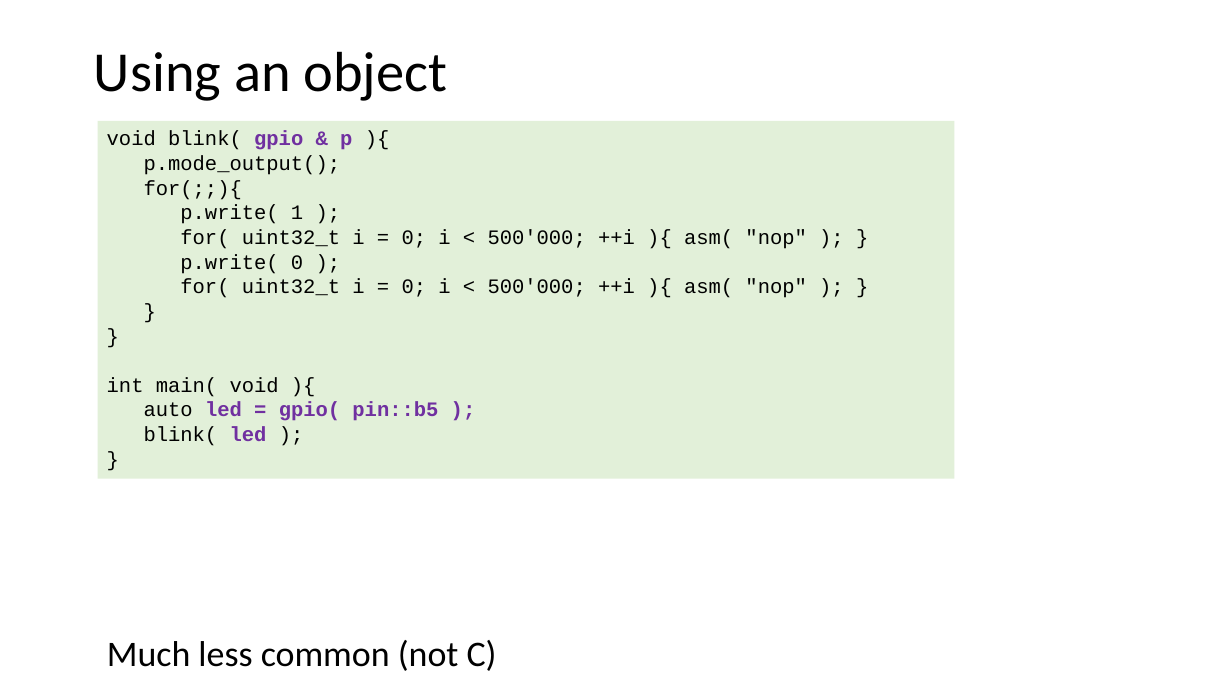
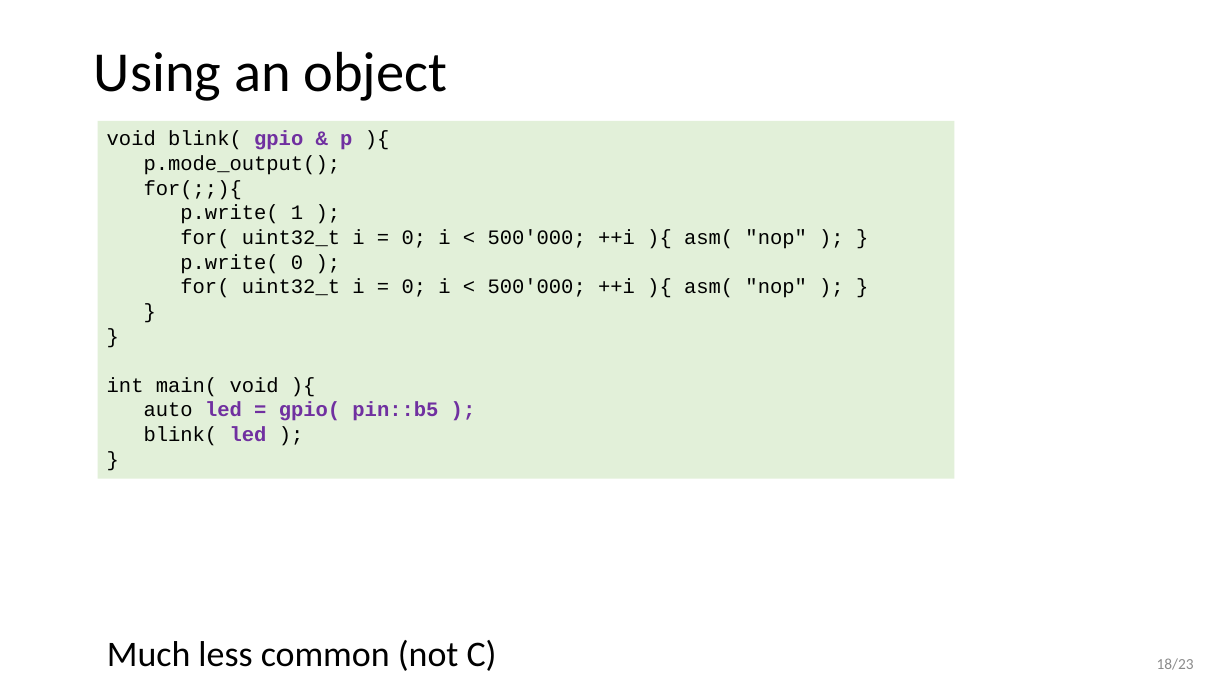
Before and after one commit to wovo/talk-gpio-abstractions, a slide deck: slide 18 of powerpoint/gpio-abstractions.pptx. Drawn at 1232x693 pixels with LibreOffice and Linux fonts; fonts in the diff are those of the drawing. Boxes give left, top, right and bottom in pixels: in the first picture for what was removed or moved away, otherwise in the second. Text is boxed around its words. In the diff, an @@ line names an element or a change of style, - is before the commit and + after.

```diff
--- a/powerpoint/gpio-abstractions.pptx
+++ b/powerpoint/gpio-abstractions.pptx
@@ page number added at box(1157, 658, 1194, 670), 12 pt, text #8C8C8C @@
+18/23
```
Also in this commit, not shown: 22 other slides changed, 2 other files.
